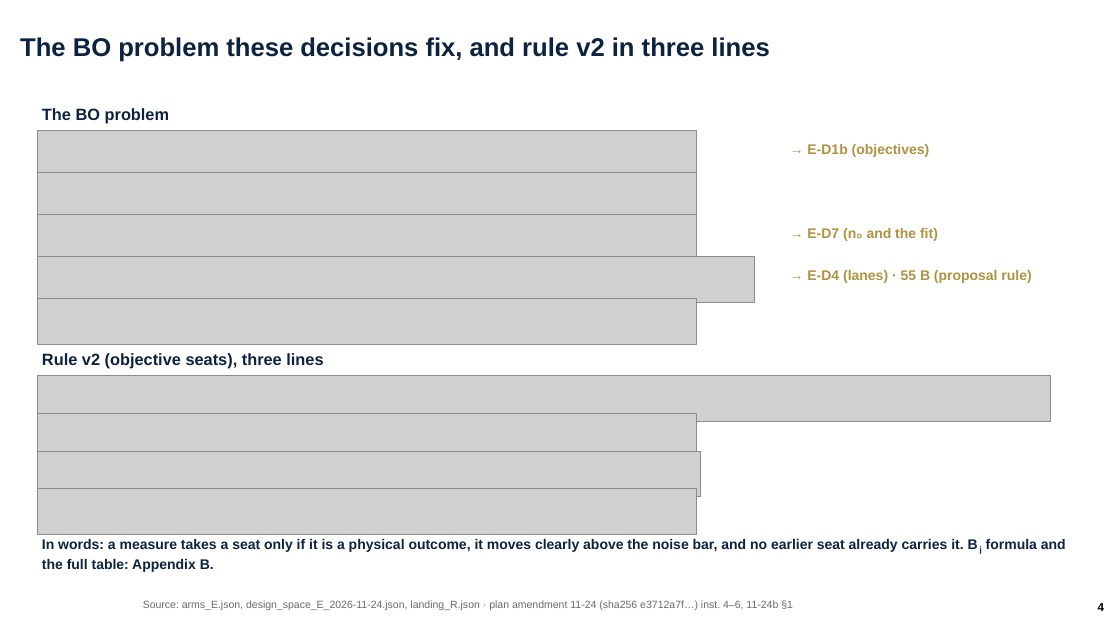
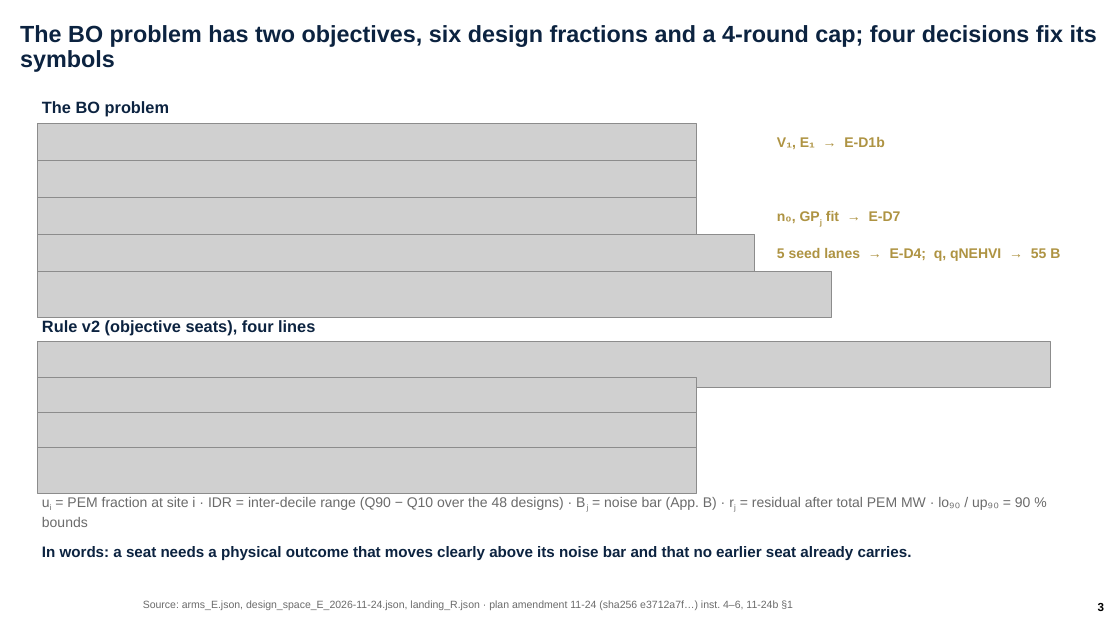
Before and after one commit to ylu283/RTS-GMLC, a slide deck: slide 3 of trial_0826/ercot/analysis/pi_overnight_1124/ercot_overnight.pptx (slide 4 before the commit). Drawn at 1120x630 pixels with LibreOffice and Linux fonts; fonts in the diff are those of the drawing; grey boxes stand for pictures; background and template pictures are left out. Boxes give left, top, right and bottom in pixels: in the first picture for what was removed or moved away, otherwise in the second. Text is boxed around its words. In the diff, an @@ line names an element or a change of style, - is before the commit and + after.

```diff
--- a/trial_0826/ercot/analysis/pi_overnight_1124/ercot_overnight.pptx
+++ b/trial_0826/ercot/analysis/pi_overnight_1124/ercot_overnight.pptx
@@ title at bbox=[20, 25, 1097, 72]: text changed; size 22 to 20 pt @@
-The BO problem these decisions fix, and rule v2 in three lines
+The BO problem has two objectives, six design fractions and a 4-round cap; four decisions fix its symbols
@@ text "The BO problem": place and size @@
-text "The BO problem" at bbox=[42, 108, 169, 124]
+text "The BO problem" at bbox=[42, 101, 169, 117]
@@ picture: place and size @@
-picture at bbox=[38, 130, 697, 176]
+picture at bbox=[38, 124, 697, 170]
@@ text at bbox=[777, 137, 884, 149]: text changed @@
-→ E-D1b (objectives)
+V₁, E₁ → E-D1b
@@ picture: place and size @@
-picture at bbox=[38, 172, 697, 218]
+picture at bbox=[38, 160, 697, 207]
@@ picture: place and size @@
-picture at bbox=[38, 214, 697, 260]
+picture at bbox=[38, 197, 697, 244]
@@ picture: place and size @@
-picture at bbox=[38, 256, 755, 302]
+picture at bbox=[38, 234, 755, 281]
@@ text at bbox=[777, 211, 901, 223]: text changed @@
-→ E-D7 (n₀ and the fit)
+n₀, GPj fit → E-D7
@@ text at bbox=[777, 248, 1060, 261]: text changed @@
-→ E-D4 (lanes) · 55 B (proposal rule)
+5 seed lanes → E-D4; q, qNEHVI → 55 B
@@ picture: place and size @@
-picture at bbox=[38, 298, 697, 344]
+picture at bbox=[38, 271, 832, 318]
@@ text at bbox=[42, 320, 315, 336]: text changed @@
-Rule v2 (objective seats), three lines
+Rule v2 (objective seats), four lines
@@ picture: place and size @@
-picture at bbox=[38, 376, 1050, 422]
+picture at bbox=[38, 342, 1050, 388]
@@ picture: place and size @@
-picture at bbox=[38, 413, 697, 460]
+picture at bbox=[38, 377, 697, 423]
@@ picture added at bbox=[38, 413, 697, 459] @@
@@ picture: place and size @@
-picture at bbox=[38, 451, 701, 497]
+picture at bbox=[38, 448, 697, 494]
@@ picture removed at bbox=[38, 489, 697, 535] @@
@@ text added at bbox=[42, 497, 1031, 527], 12 pt, text #6B6B6B @@
+ui = PEM fraction at site i · IDR = inter-decile range (Q90 − Q10 over the 48 designs) · Bj = noise bar (App. B) · rj = residual after total PEM MW · lo₉₀ / up₉₀ = 90 % bounds
@@ text at bbox=[42, 546, 912, 560]: text changed; size 12 to 13 pt @@
-In words: a measure takes a seat only if it is a physical outcome, it moves clearly above the noise bar, and no earlier seat already carries it. Bj formula and the full table: Appendix B.
+In words: a seat needs a physical outcome that moves clearly above its noise bar and that no earlier seat already carries.
@@ page number at bbox=[1098, 603, 1104, 611]: text changed @@
-4
+3
```
Also in this commit, not shown: 22 other slides changed, 1 slide added, 15 other files.
